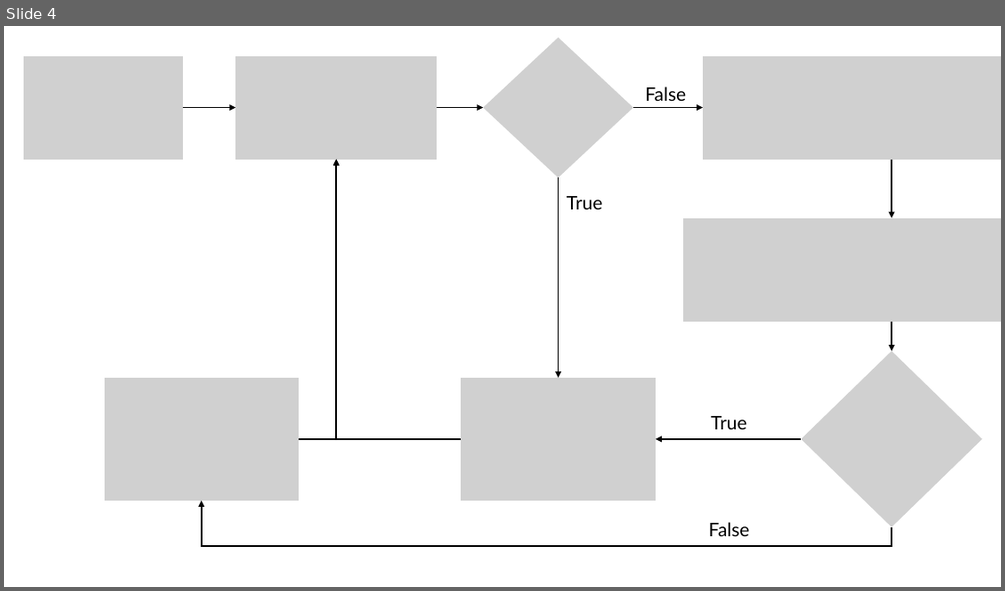
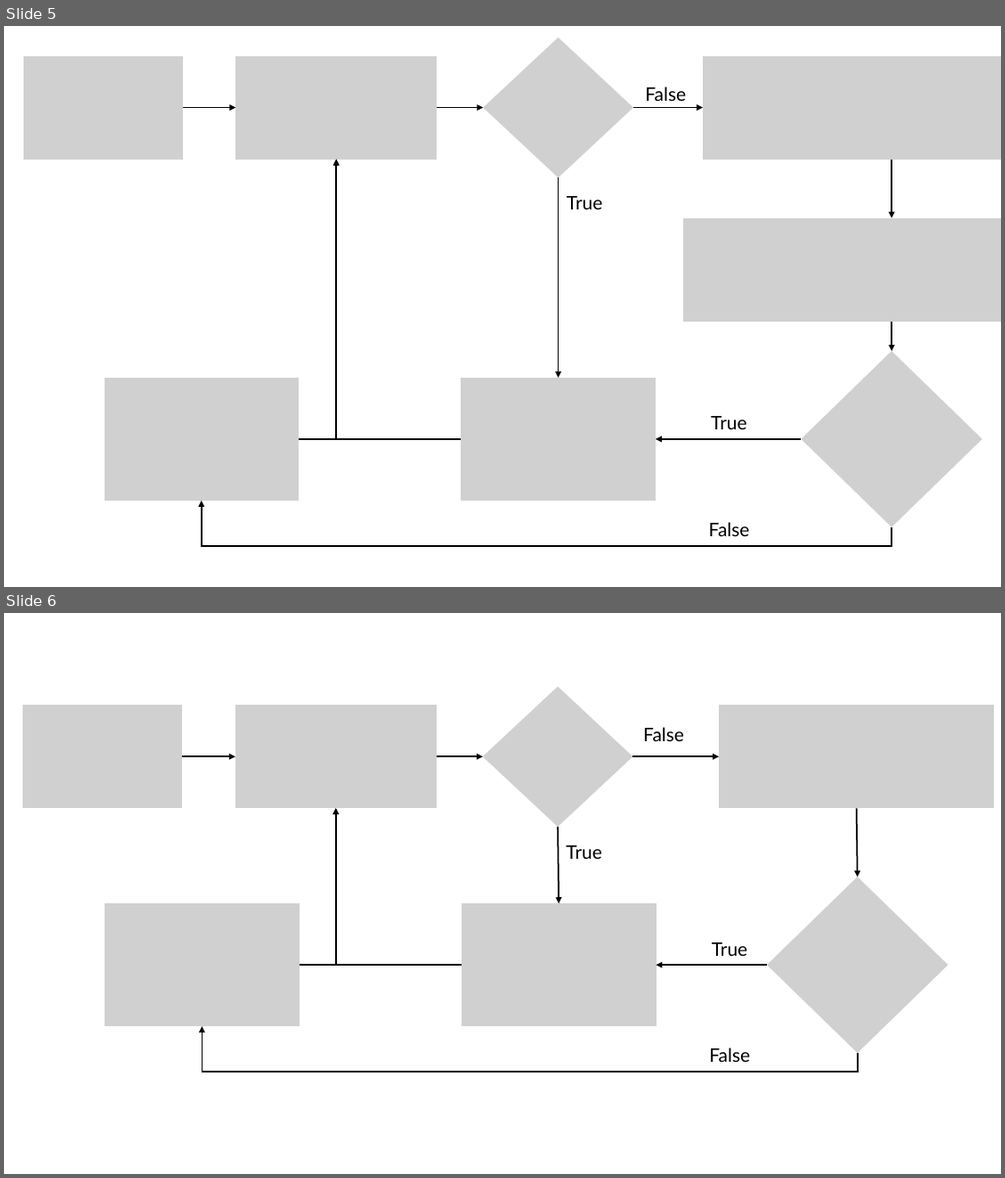
Before and after one commit to ioakimsy/BS-Thesis, a slide deck: documents/Figures editing.pptx. Shown one above the other, each under a label of ours: slide 4 before the commit, slides 5 and 6 after it. The pictures are 1005x591 and 1005x1178 pixels, drawn with LibreOffice and Linux fonts; fonts in the diff are those of the drawing; grey boxes stand for pictures. Boxes give left, top, right and bottom in pixels: in the first picture for what was removed or moved away, otherwise in the second. Text is boxed around its words. In the diff, an @@ line names an element or a change of style, - is before the commit and + after.

```diff
--- a/documents/Figures editing.pptx
+++ b/documents/Figures editing.pptx
@@ slide 6 added at box(4, 613, 1001, 1174), background #FFFFFF @@
@@ picture added at box(483, 686, 633, 826) @@
@@ picture added at box(23, 705, 182, 808) @@
@@ picture added at box(235, 705, 437, 808) @@
@@ picture added at box(719, 705, 994, 808) @@
@@ text added at box(643, 727, 684, 741), 18 pt, text #000000 @@
+False
@@ arrow added from (183, 756) to (235, 756), #000000 1.5 pt @@
@@ arrow added from (437, 756) to (483, 756), #000000 1.5 pt @@
@@ arrow added from (633, 756) to (719, 756), #000000 1.5 pt @@
@@ elbow arrow added from (299, 965) to (336, 808), #000000 1.5 pt @@
@@ elbow arrow added from (461, 965) to (336, 808), #000000 1.5 pt @@
@@ arrow added from (857, 808) to (858, 877), #000000 1.5 pt @@
@@ arrow added from (558, 827) to (558, 903), #000000 1.5 pt @@
@@ text added at box(566, 845, 602, 859), 18 pt, text #000000 @@
+True
@@ picture added at box(767, 877, 947, 1053) @@
@@ picture added at box(105, 903, 299, 1026) @@
@@ picture added at box(461, 903, 656, 1026) @@
@@ text added at box(712, 942, 748, 956), 18 pt, text #000000 @@
+True
@@ arrow added from (767, 965) to (656, 965), #000000 1.5 pt @@
@@ elbow arrow added from (858, 1053) to (202, 1027), #000000 1.5 pt @@
@@ text added at box(709, 1047, 750, 1062), 18 pt, text #000000 @@
+False
@@ what was slide 4 is now slide 5 @@
```
Also in this commit, not shown: 1 other slide added, 52 other files.
